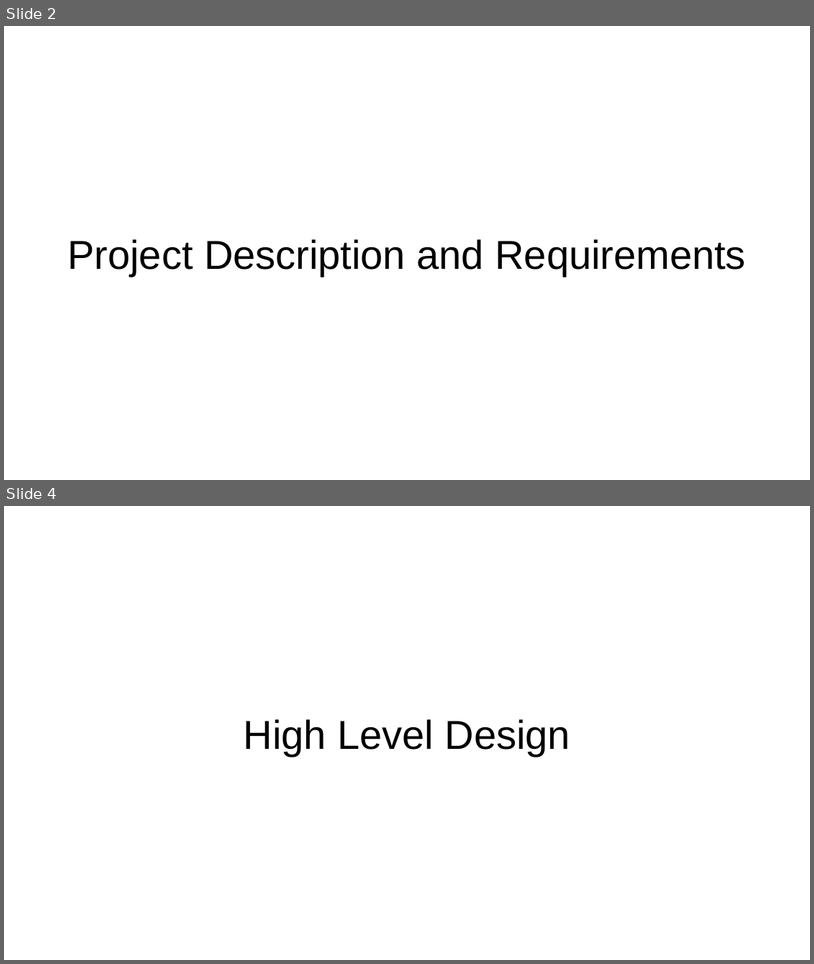
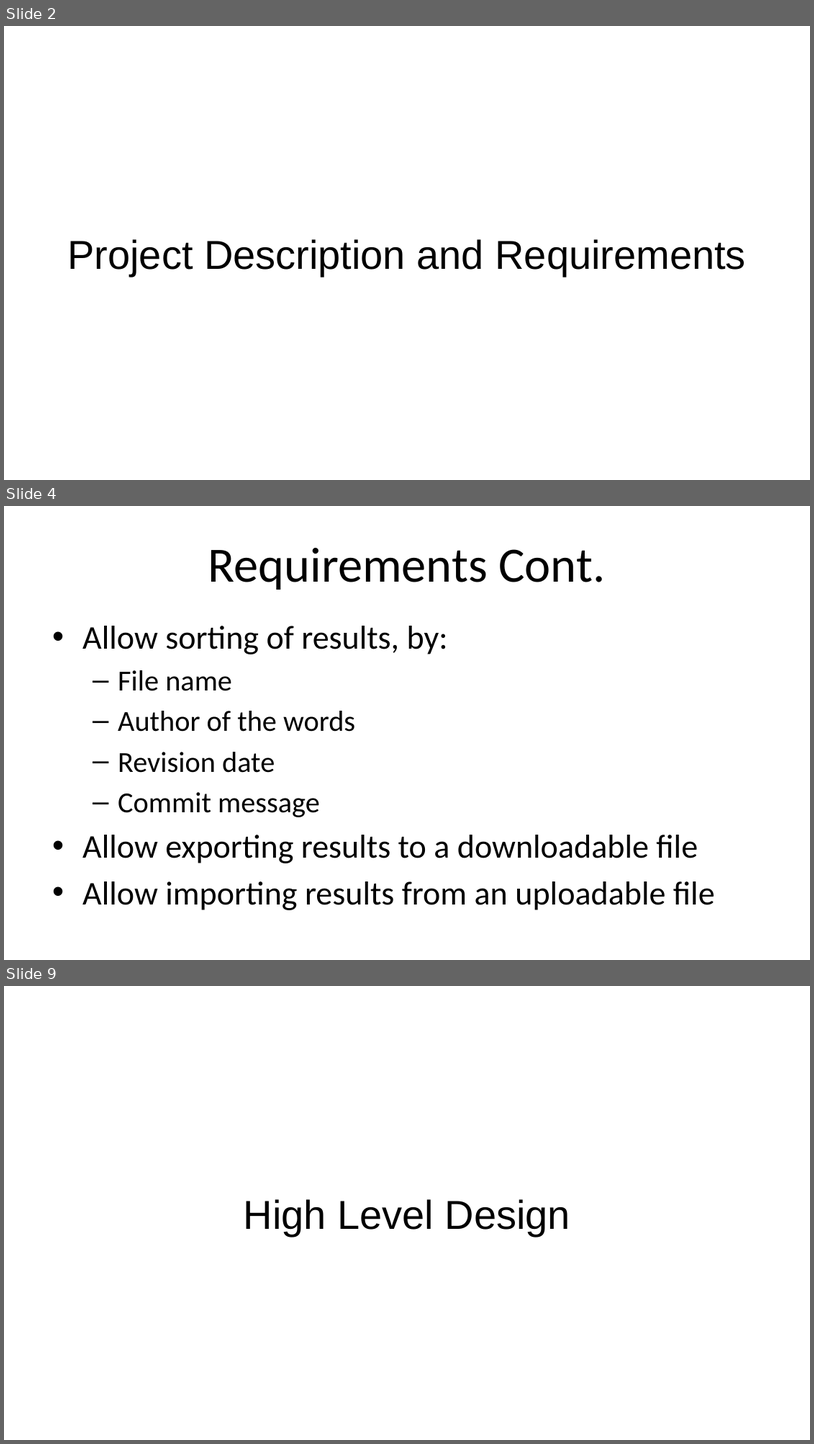
Before and after one commit to RWenger/Code-Search-Engine-CS3704, a slide deck: Presentation/Final Presentation.pptx. Shown one above the other, each under a label of ours: slides 2 and 4 before the commit, slides 2, 4 and 9 after it; the slides between them are not shown. The pictures are 814x964 and 814x1444 pixels, drawn with LibreOffice and Linux fonts; fonts in the diff are those of the drawing. Boxes give left, top, right and bottom in pixels: in the first picture for what was removed or moved away, otherwise in the second. Text is boxed around its words. In the diff, an @@ line names an element or a change of style, - is before the commit and + after.

Commit message:
Added Requirements to Presentation

```diff
--- a/Presentation/Final Presentation.pptx
+++ b/Presentation/Final Presentation.pptx
@@ slide 4 added at (x1=4, y1=506, x2=810, y2=960), background #FFFFFF @@
@@ title added at (x1=208, y1=548, x2=605, y2=590), 44 pt, text #000000 @@
+Requirements Cont.
@@ text added at (x1=82, y1=626, x2=715, y2=910), 29.6 pt, text #000000 @@
+• Allow sorting of results, by:
+  – File name
+  – Author of the words
+  – Revision date
+  – Commit message
+• Allow exporting results to a downloadable file
+• Allow importing results from an uploadable file
@@ what was slide 4 is now slide 9 @@
```
Also in this commit, not shown: 5 other slides added, 1 slide removed.
